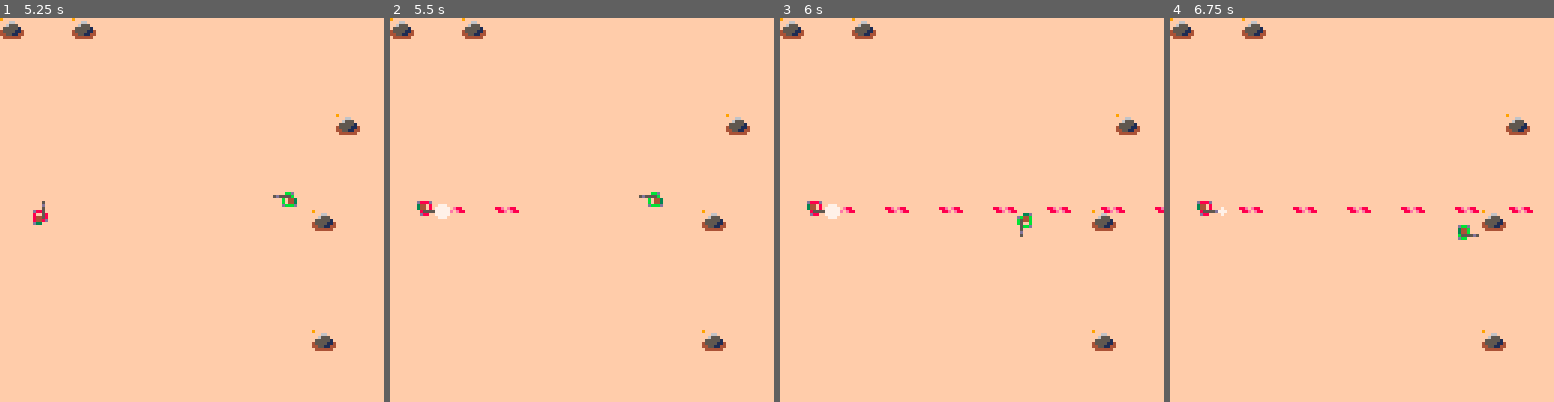
Above: before the commit, frames 1-4 (left to right).
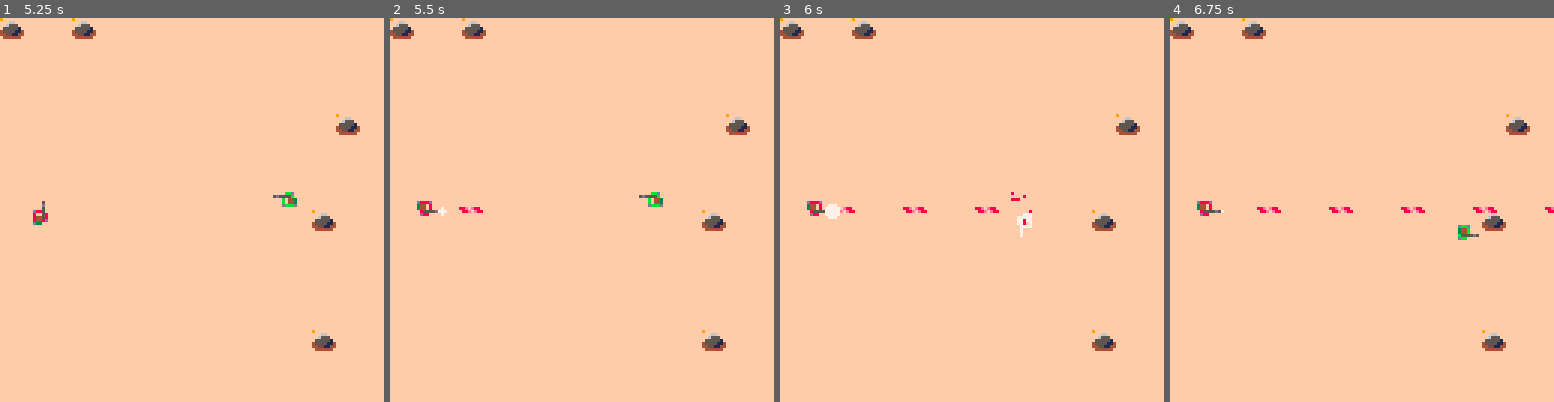
Above: after the commit, the same moments.

Repository: eduszesz/shmup
Game: PICO-8 cartridge topshooter.p8
Same seed, same stepped clock (60 frames per second), same inputs: the game is played once before the commit and once after it.
Inputs:
- Up to frame 1 (5.25 s): tap X (X key) at 0.33, 1.07, 1.85, 2.97, 4.08, 5.2 s; tap O (Z key) at 0.7, 1.7, 2.1, 2.5, 2.9, 3.3, 3.7, 4.1, 4.5, 4.9 s; hold Right 1.6-2.1 s; hold Up 2.15-2.42 s; hold Right 2.47-3.03 s; hold Left 3.08-3.58 s; hold Down 3.63-3.97 s; hold Right 4.02-4.68 s; hold Up 4.73-5.03 s; hold Left from 5.08 s (still down)
- Up to frame 2 (5.5 s): keep holding Left; tap O (Z key) at 5.3 s
- Up to frame 3 (6 s): release Left at 5.68 s; tap O (Z key) at 5.7 s; hold Down from 5.73 s (still down)
- Up to frame 4 (6.75 s): release Down at 6.03 s; hold Right 6.08-6.58 s; tap O (Z key) at 6.1, 6.5 s; tap X (X key) at 6.32 s; hold Right from 6.63 s (still down)

Frame 1 is identical in both runs. In frame 2, 0.3% of the frame differs, in the area x 11-34%, y 48-53%; in frame 3, 0.7%, in the area x 27-100%, y 45-58%; in frame 4, 0.6%.

Commit message:
player know get damage

Diff:
--- a/topshooter.p8
+++ b/topshooter.p8
@@ -12,6 +12,9 @@
 				sp=1,
 				dx=0,
 				dy=0,
+				h=10,
+				t=10,
+				t0=10,
 				tsk="walk",
 				id="player",
 				box={x1=2,y1=2,x2=5,y2=5}}
@@ -29,6 +32,29 @@
 	for e in all(enemies) do
 		invencible(e)
 	end
+	upplayer()
+	updbullets()
+	updsmoke()
+	upenemies()
+	upexplosions()
+	upsparks()
+	upcorpses()
+end
+
+function _draw()
+	cls(15)
+	map()
+	drbullets()
+	drcorpses()
+	drenemies()
+	drplayer()
+	drsparks()
+	drsmoke()
+	drexplosions()
+end
+
+function upplayer()
+	invencible(p)
 	p.dx=0
 	p.dy=0
 	if btn(⬆️) then
@@ -71,36 +97,42 @@
 		p.dy=0
 	end
 
+	for b in all(bullets) do
+		if coll(p,b) and b.id=="enemy" then
+			del(bullets,b)
+				if not p.inv then
+					p.inv=true
+					p.h-=1
+					for i=1,rnd(5)+5 do
+						mrsparks(p.x+4,p.y+4)
+					end
+					if p.h<0 then
+						mkexplosions(p.x+4,p.y+4)
+						mkcorpses(p.x,p.y,p)
+					end
+				end
+		end
+	end
+
 	p.x+=p.dx
 	p.y+=p.dy
-	updbullets()
-	updsmoke()
-	upenemies()
-	upexplosions()
-	upsparks()
-	upcorpses()
-end
-
-function _draw()
-	cls(15)
-	map()
-	drbullets()
-	drcorpses()
-	drenemies()
-	drexplosions()
-	drsparks()
+end
+
+function drplayer()
 	aniwalk(p)
-	drsmoke()
+	if p.inv then
+		for i=0,15 do
+			if t%4<2 then
+				pal(i,7)
+			end
+			aniwalk(p)
+		end
+	end
+	pal()
 end
 
 function updbullets()
 	for b in all(bullets) do
-		if t%3==0 then
-			--b.sp+=1
-			if b.sp>10 then
-				--b.sp=9
-			end
-		end
 		b.x+=b.dx
 		b.y+=b.dy
 		if b.x<-8 or b.x>128
@@ -223,18 +255,19 @@
 
 	for e in all(enemies) do
 		for b in all(bullets) do
-			if coll(e,b) and b.id!="enemy"
-				and not e.inv then
+			if coll(e,b) and b.id=="player" then
 				del(bullets,b)
-				e.inv=true
-				e.h-=1
-				for i=1,rnd(5)+5 do
-					mrsparks(e.x+4,e.y+4)
-				end
-				if e.h<0 then
-					mkexplosions(e.x+4,e.y+4)
-					mkcorpses(e.x,e.y)
-					del(enemies,e)
+				if not e.inv then
+					e.inv=true
+					e.h-=1
+					for i=1,rnd(5)+5 do
+						mrsparks(e.x+4,e.y+4)
+					end
+					if e.h<0 then
+						mkexplosions(e.x+4,e.y+4)
+						mkcorpses(e.x,e.y,e)
+						del(enemies,e)
+					end
 				end
 			end
 		end
@@ -274,7 +307,7 @@
 		end
 
 		if e.tsk=="fire" then
-			if t%3==0 and not e.inv then
+			if t%4==0 and not e.inv then
 				fire(e)
 			end
 			local dir={-1,1}
@@ -401,10 +434,11 @@
 	end
 end
 
-function mkcorpses(_x,_y)
+function mkcorpses(_x,_y,_obj)
 	local cr={x=_x,
 											y=_y,
 											sp=11,
+											id=_obj.id,
 											t=90}
 	add(corpses,cr)
 end
@@ -427,7 +461,13 @@
 
 function drcorpses()
 	for cr in all(corpses) do
-		spr(cr.sp,cr.x,cr.y)
+		if cr.id=="player" then
+			pal(8,11)
+			spr(cr.sp,cr.x,cr.y)
+			pal()
+		else
+			spr(cr.sp,cr.x,cr.y)
+		end
 	end
 end
 
